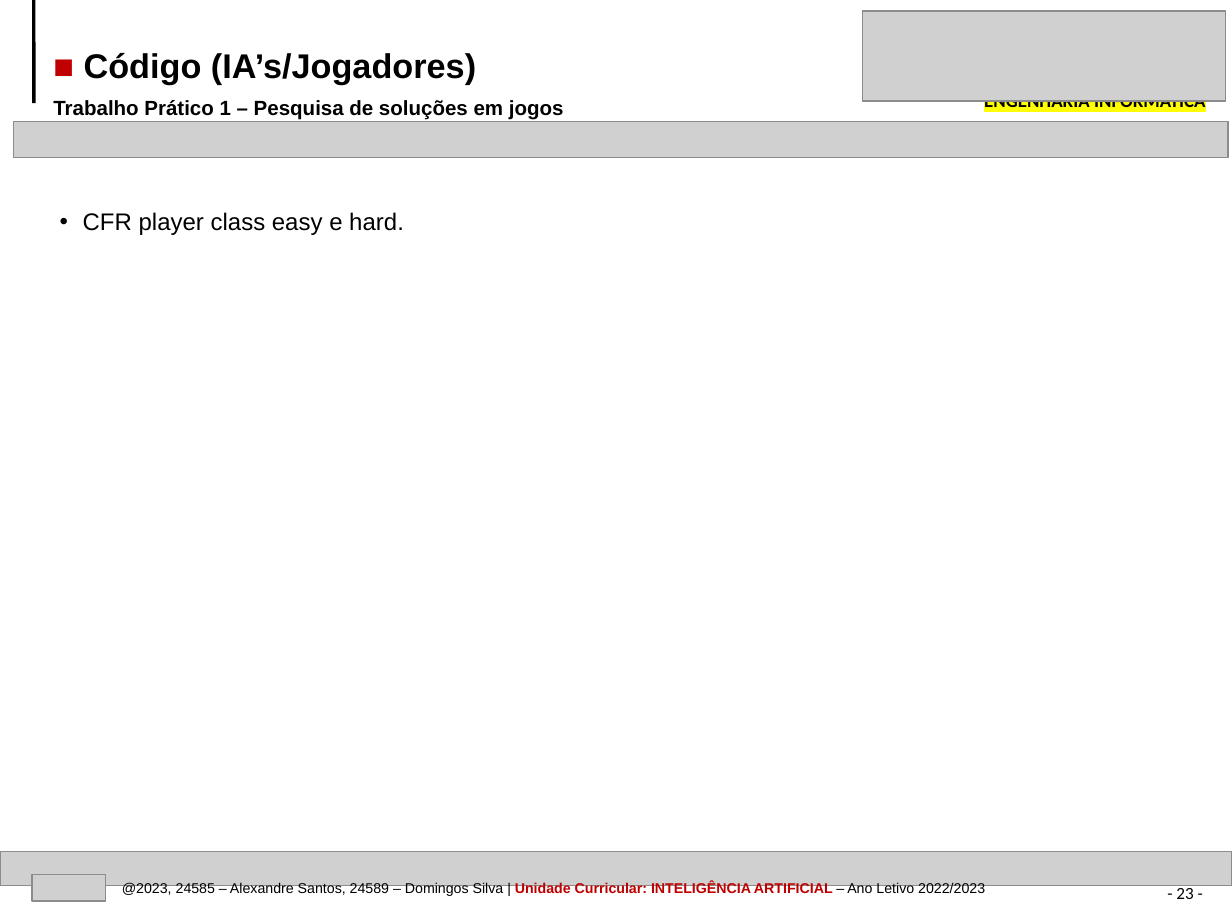
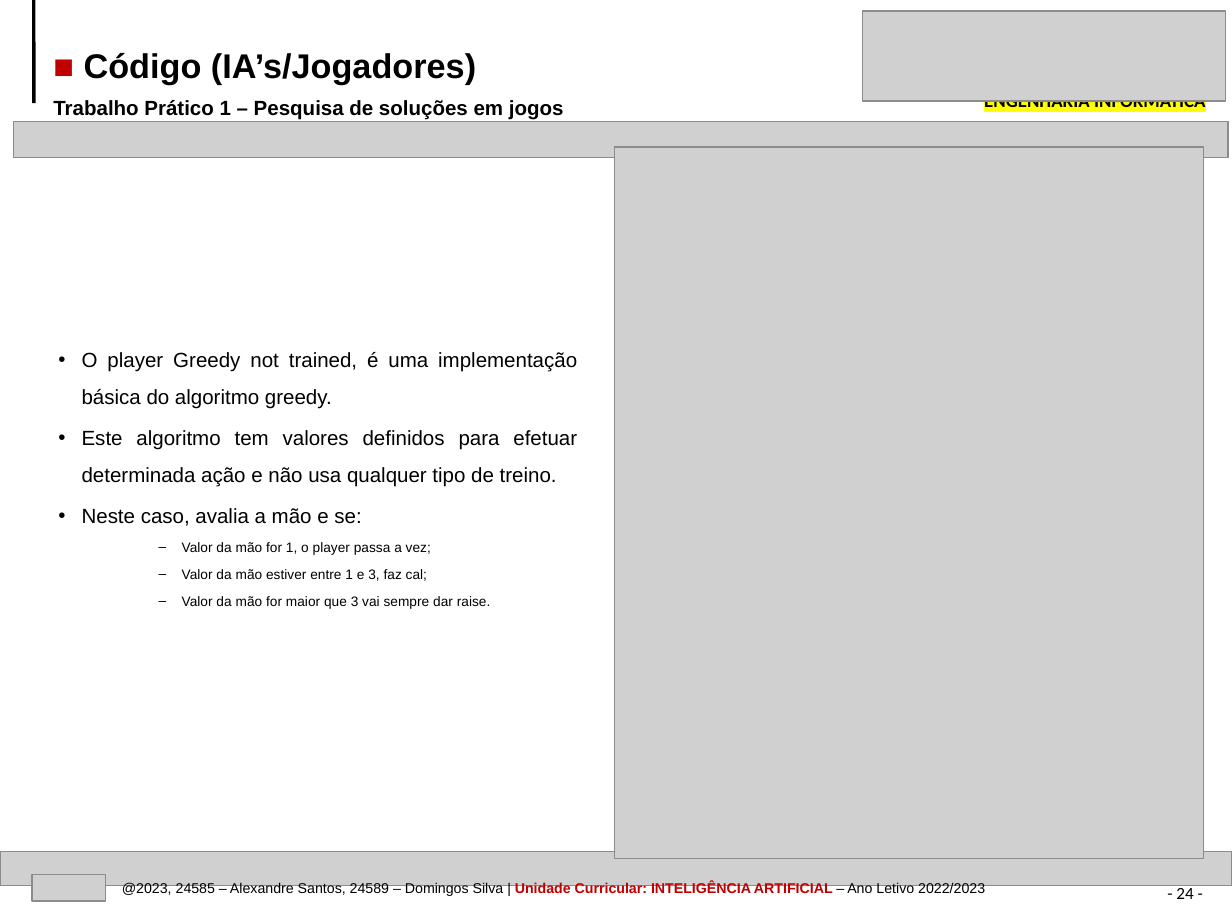
Before and after one commit to AlexandrePSantos/IPVC_EI_IA_TP1_TexasHoldEm, a slide deck: slide 24 of IPVC-EI-IA-TrabPratico1-Pesquisa_solucoes_jogos-24585-24589.pptx (slide 23 before the commit). Drawn at 1232x924 pixels with LibreOffice and Linux fonts; fonts in the diff are those of the drawing; grey boxes stand for pictures. Boxes give left, top, right and bottom in pixels: in the first picture for what was removed or moved away, otherwise in the second. Text is boxed around its words. In the diff, an @@ line names an element or a change of style, - is before the commit and + after.

Commit message:
greedy basic

```diff
--- a/IPVC-EI-IA-TrabPratico1-Pesquisa_solucoes_jogos-24585-24589.pptx
+++ b/IPVC-EI-IA-TrabPratico1-Pesquisa_solucoes_jogos-24585-24589.pptx
@@ picture added at [615,147,1204,859] @@
@@ text removed at [83,212,404,235] @@
-• CFR player class easy e hard.
@@ text added at [82,352,577,609], 12 pt, text #000000 @@
+• O player Greedy not trained, é uma implementação básica do algoritmo greedy.
+• Este algoritmo tem valores definidos para efetuar determinada ação e não usa qualquer tipo de treino.
+• Neste caso, avalia a mão e se:
+  – Valor da mão for 1, o player passa a vez;
+  – Valor da mão estiver entre 1 e 3, faz cal;
+  – Valor da mão for maior que 3 vai sempre dar raise.
@@ page number at [1176,885,1193,899]: text changed @@
-- 23 -
+- 24 -
```
Also in this commit, not shown: 6 other slides changed, 2 slides added, 10 other files.
